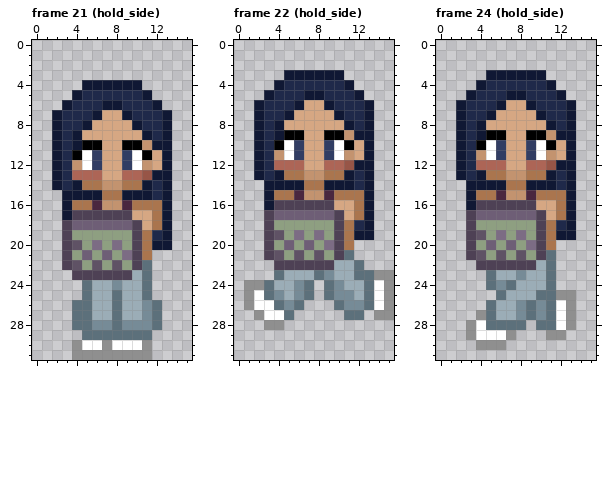
One commit to this pixel-art file: art/player_demo.aseprite. Above, as it was before the edit.
16x32 pixels, 24 frames. Shown: frame 21 (hold_side), frame 22 (hold_side), frame 24 (hold_side). The commit also changed other frames, which this record leaves out.
After:
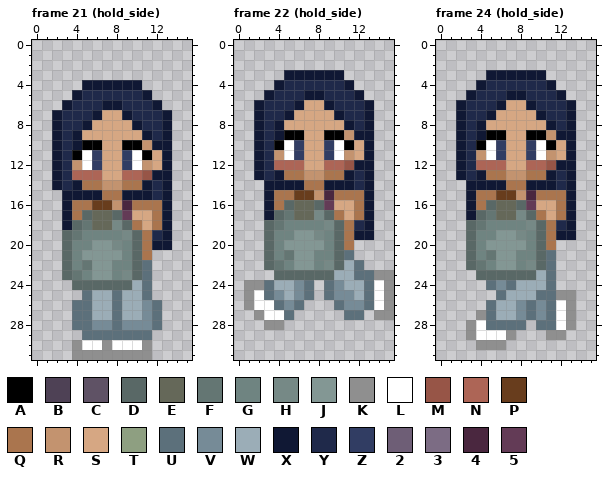
Palette (. is transparent): A #000000  B #4e4155  C #5f5265  D #596866  E #656859  F #647673  G #6f8481  H #768986  J #839794  K #8f8f8f  L #ffffff  M #975547  N #ad6556  P #683d1d  Q #aa754e  R #c3936f  S #d6a783  T #8e9f81  U #5c707b  V #768b97  W #9badb7  X #101834  Y #1f294a  Z #313d63  2 #6e5e76  3 #7c6c84  4 #4a273f  5 #633b56
Change:
layer "holy_water" added
layer "fog_machine" now hidden
Frame 21 (hold_side):
y 16: x 6..7 4R -> PP
y 17: x 4..9 BBBBBB -> QDEED5
y 18: x 3..10 B222222B -> XDFEEHDQ
y 19: x 3..10 BTTTTTTB -> DFGGGGHD
y 20: x 3..10 BCT3T3TB -> DGGJJHGD
y 21: x 3..10 BT2T2T3B -> DGJJJJGD
y 22: x 3..10 BCTCTCTB -> DGFJJGGD
y 23: x 3..10 .BBBBBBW -> DFGJJGHD
y 24: x 4..9 .UWWVW -> DDDDDD
Frame 22 (hold_side):
y 15: x 6..7 4R -> PP
y 16: x 4..9 BBBBBB -> QDEED5
y 17: x 3..10 B222222B -> XDFEEHDQ
y 18: x 3..10 BTTTTTTB -> DFGGGGHD
y 19: x 3..10 BCT3T3TB -> DGGJJHGD
y 20: x 3..10 BT2T2T3B -> DGJJJJGD
y 21: x 3..10 BCTCTCTB -> DGFJJGGD
y 22: x 3..10 .BBBBBBW -> DFGJJGHD
y 23: x 4..9 UWWWUV -> DDDDDD
Frame 24 (hold_side):
y 15: x 6..7 4R -> PP
y 16: x 4..9 BBBBBB -> QDEED5
y 17: x 3..10 B222222B -> XDFEEHDQ
y 18: x 3..10 BTTTTTTB -> DFGGGGHD
y 19: x 3..10 BCT3T3TB -> DGGJJHGD
y 20: x 3..10 BT2T2T3B -> DGJJJJGD
y 21: x 3..10 BCTCTCTB -> DGFJJGGD
y 22: x 3..10 .BBBBBBW -> DFGJJGHD
y 23: x 4..9 .UWWVW -> DDDDDD
Changed places in both pictures, as pixel boxes (x1, y1, x2, y2):
changed: (62, 200, 142, 290)
changed: (264, 190, 344, 280)
changed: (466, 190, 546, 280)
